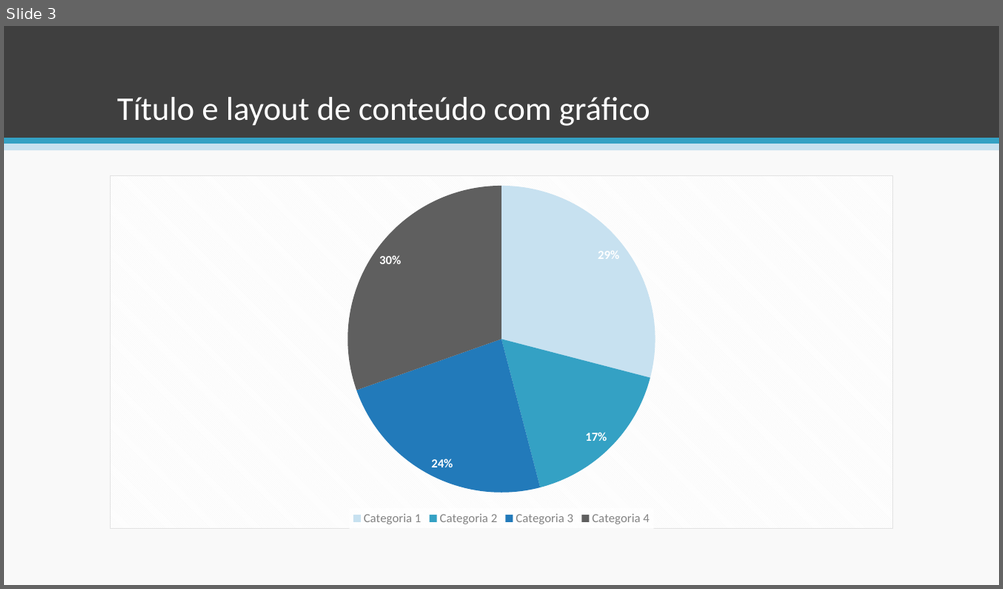
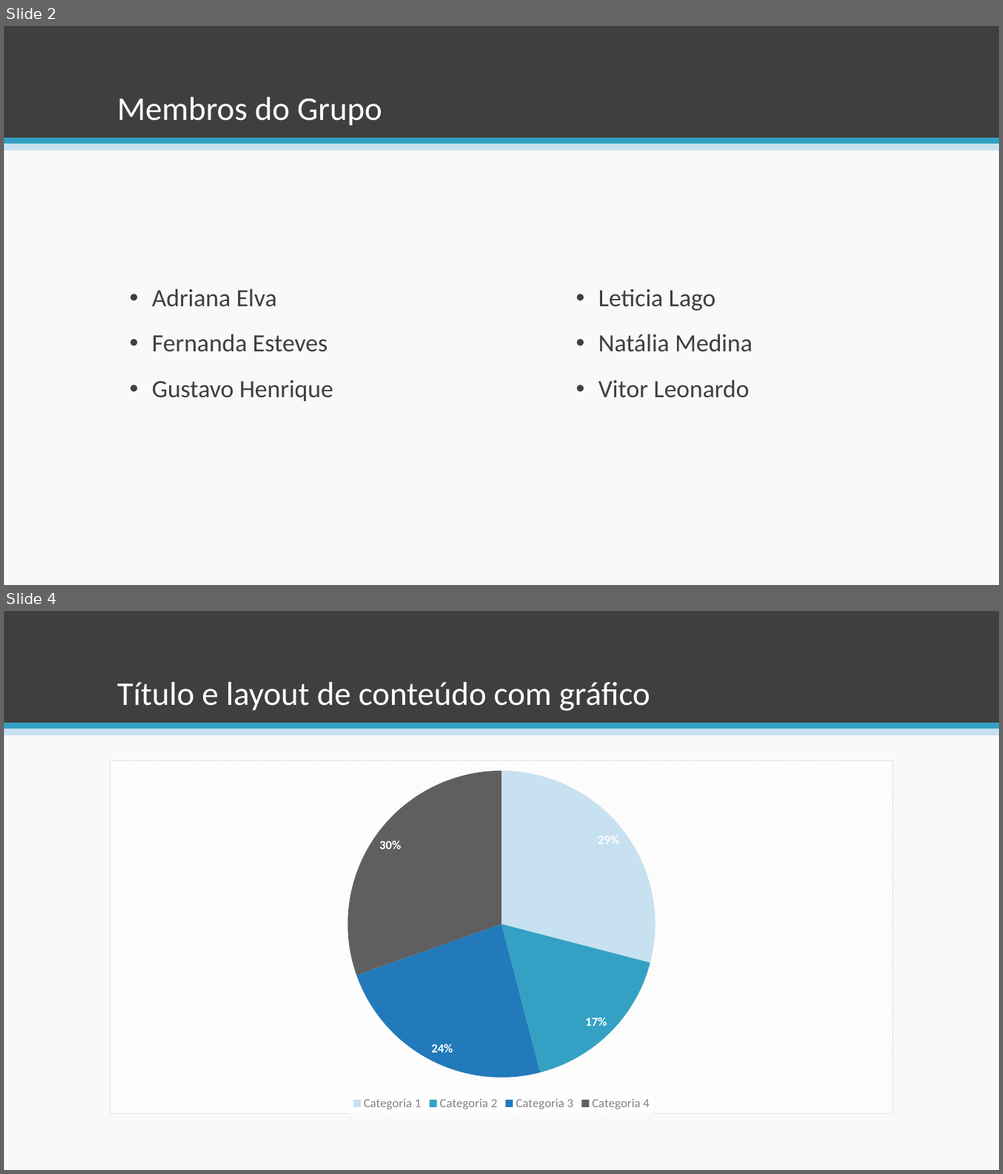
Before and after one commit to esteves-esta/TechHumi, a slide deck: documentacao/PowerPoint.pptx. Shown one above the other, each under a label of ours: slide 3 before the commit, slides 2 and 4 after it; the slides between them are not shown. The pictures are 1003x589 and 1003x1174 pixels, drawn with LibreOffice and Linux fonts; fonts in the diff are those of the drawing. Boxes give left, top, right and bottom in pixels: in the first picture for what was removed or moved away, otherwise in the second. Text is boxed around its words. In the diff, an @@ line names an element or a change of style, - is before the commit and + after.

```diff
--- a/documentacao/PowerPoint.pptx
+++ b/documentacao/PowerPoint.pptx
@@ slide 2 added at box(4, 26, 999, 585), background #F9F9F9; not listed: 3 template elements that a slide beside it also shows @@
@@ title added at box(117, 97, 382, 126), 32 pt, text #FFFFFF @@
+Membros do Grupo
@@ text added at box(152, 289, 333, 402), 24 pt, text #3F3F3F @@
+• Adriana Elva
+• Fernanda Esteves
+• Gustavo Henrique
@@ text added at box(598, 289, 752, 398), 24 pt, text #3F3F3F @@
+• Leticia Lago
+• Natália Medina
+• Vitor Leonardo
@@ what was slide 3 is now slide 4 @@
```
Also in this commit, not shown: 1 other slide added, 1 slide removed, 3 other files.
